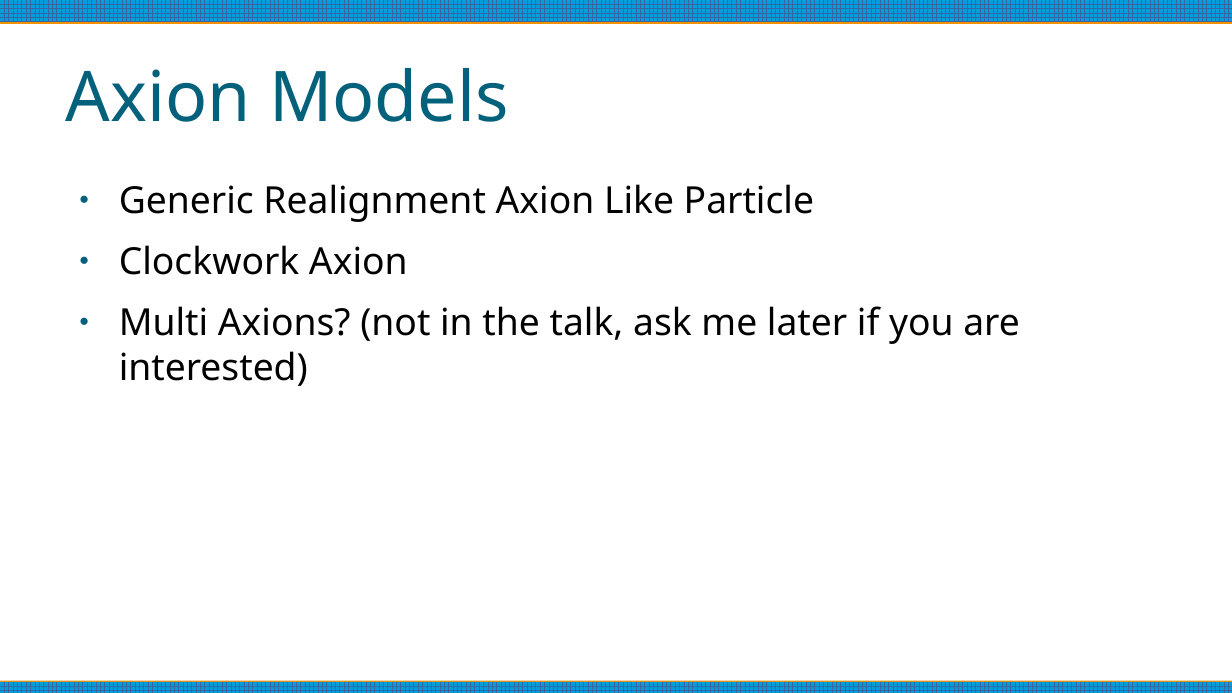
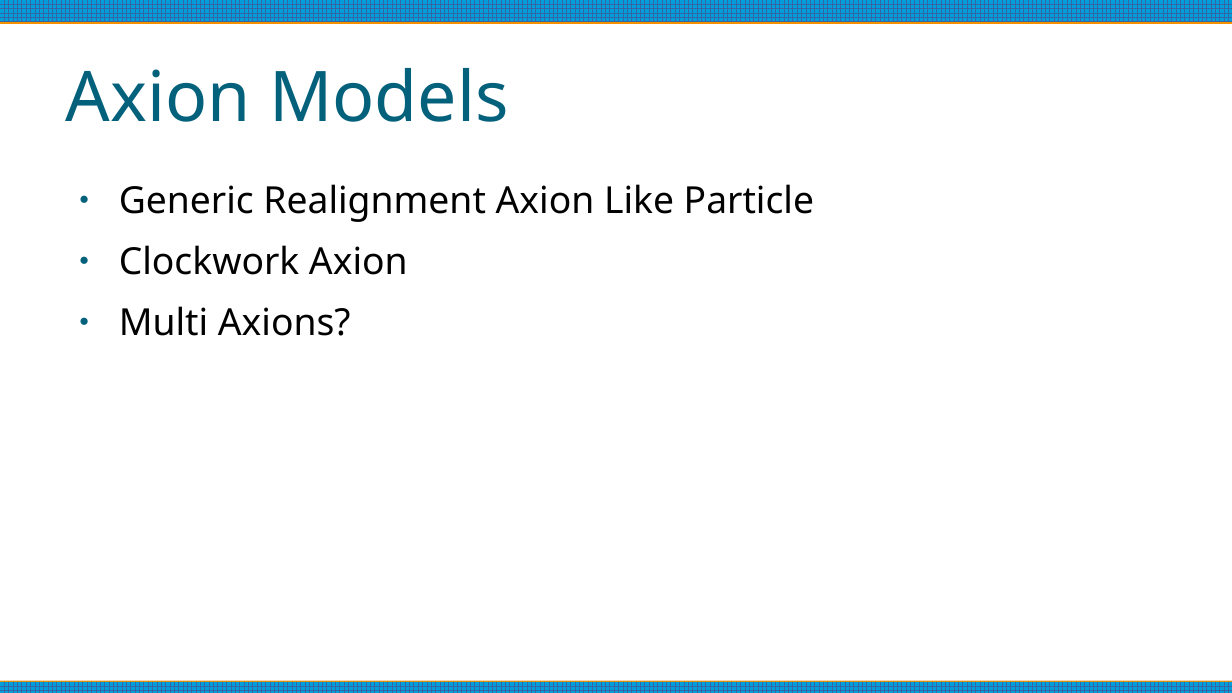
Before and after one commit to anna-jana/masters-project, a slide deck: slide 9 of reports/thesis-talk/presentation.odp. Drawn at 1232x693 pixels with LibreOffice and Linux fonts; fonts in the diff are those of the drawing. Boxes give left, top, right and bottom in pixels: in the first picture for what was removed or moved away, otherwise in the second. Text is boxed around its words. In the diff, an @@ line names an element or a change of style, - is before the commit and + after.

```diff
--- a/reports/thesis-talk/presentation.odp
+++ b/reports/thesis-talk/presentation.odp
@@ text at [119,306,351,336]: text changed @@
-● Multi Axions? (not in the talk, ask me later if you are interested)
+● Multi Axions?
```
Also in this commit, not shown: 14 other slides changed, 2 slides added, 1 slide removed, 7 other files.
